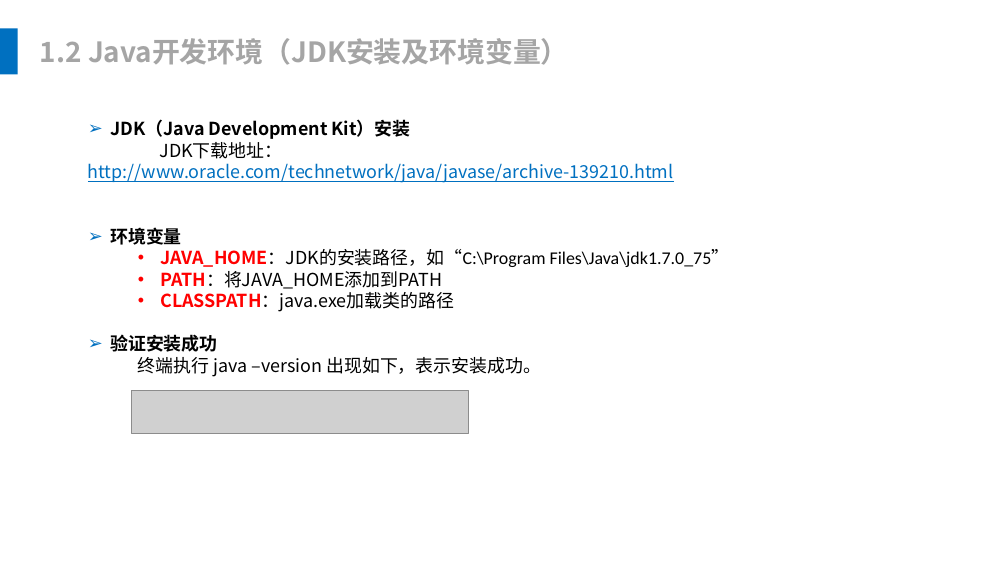
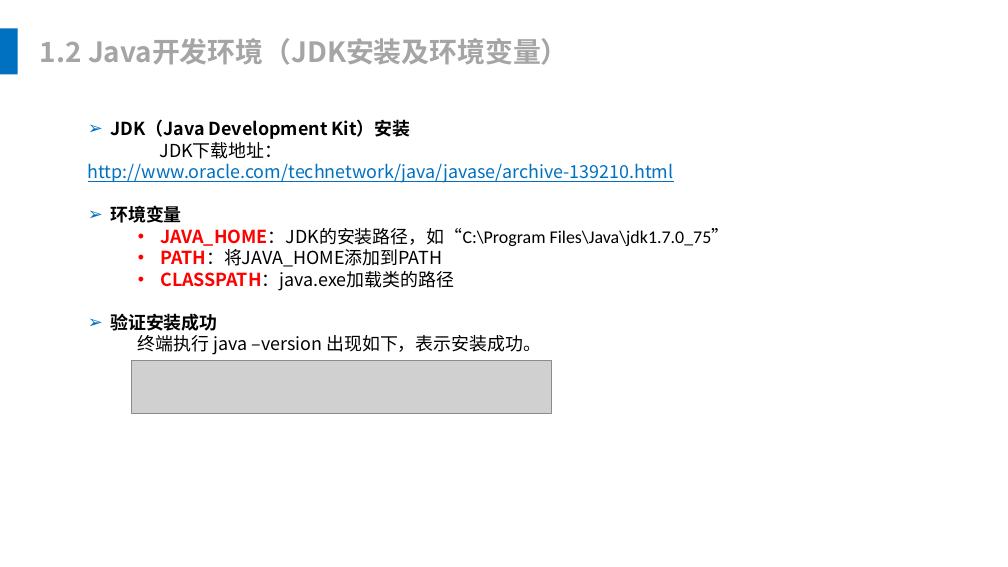
Before and after one commit to leonliu06/JavaTrainning, a slide deck: slide 5 of Java培训.pptx. Drawn at 1008x567 pixels with LibreOffice and Linux fonts; fonts in the diff are those of the drawing; grey boxes stand for pictures. Boxes give left, top, right and bottom in pixels: in the first picture for what was removed or moved away, otherwise in the second. Text is boxed around its words. In the diff, an @@ line names an element or a change of style, - is before the commit and + after.

```diff
--- a/Java培训.pptx
+++ b/Java培训.pptx
@@ text "JDK（Java Development Kit）安装" rewrapped from (88,119,730,377) to (88,119,730,355) @@
@@ picture: place and size @@
-picture at (131,391,468,433)
+picture at (131,361,551,414)
```
Also in this commit, not shown: 6 other slides changed, 11 slides added, 1 other file.
